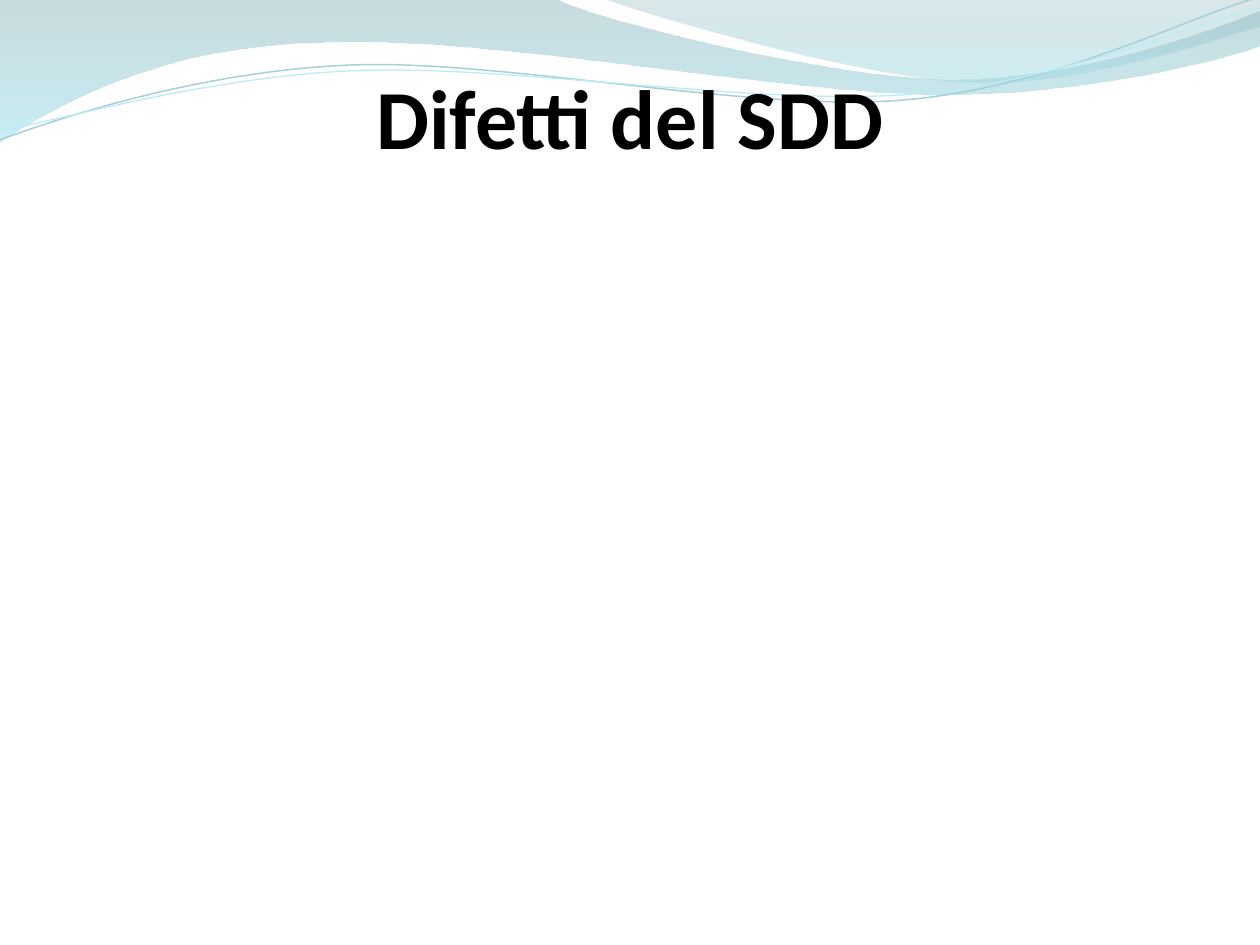
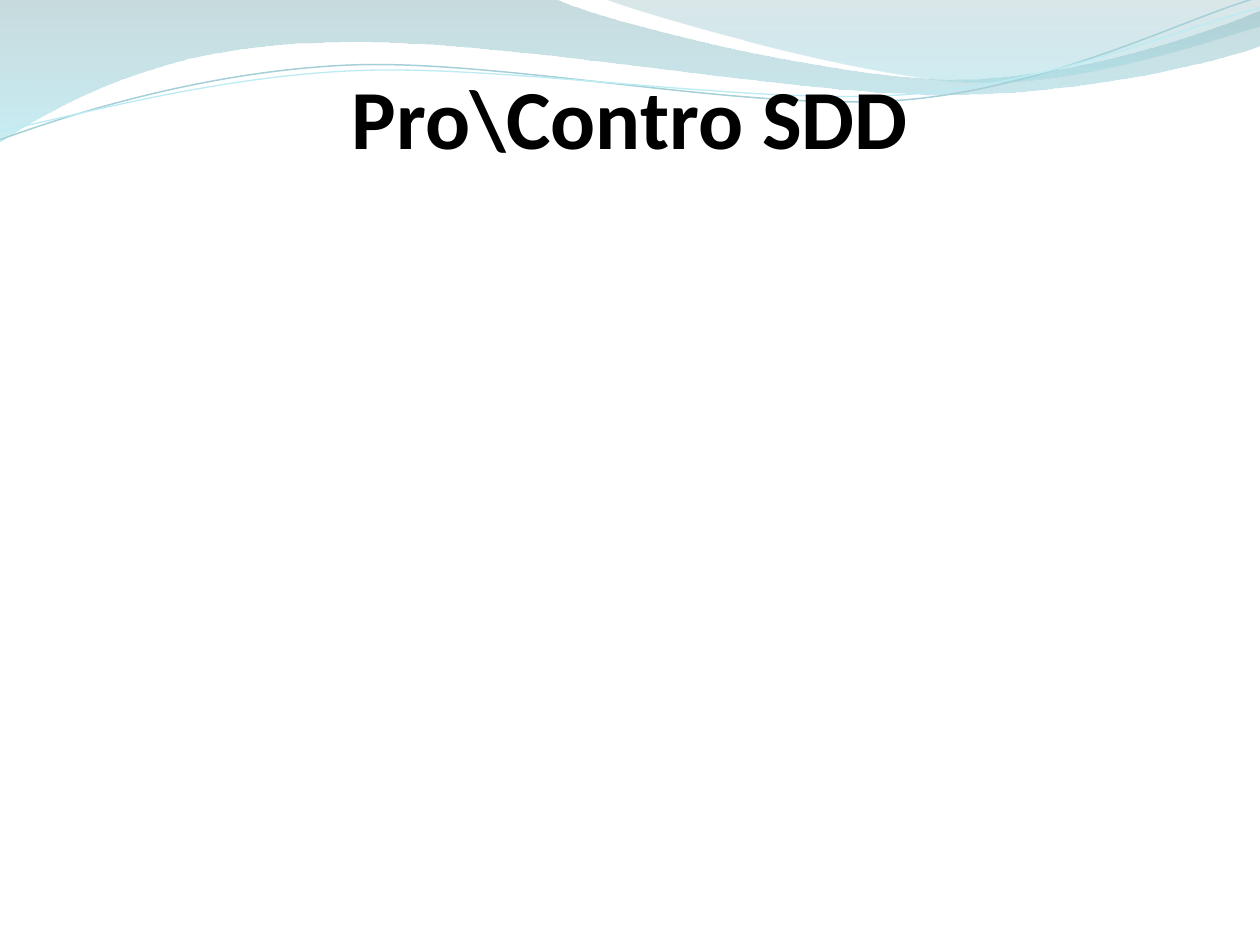
Before and after one commit to ammirate/at-silo, a slide deck: slide 15 of Presentazione/Atsilo3/Atsilo_H_PresentazioneFinale.pptx (slide 19 before the commit). Drawn at 1260x945 pixels with LibreOffice and Linux fonts; fonts in the diff are those of the drawing. Boxes give left, top, right and bottom in pixels: in the first picture for what was removed or moved away, otherwise in the second. Text is boxed around its words. In the diff, an @@ line names an element or a change of style, - is before the commit and + after.

```diff
--- a/Presentazione/Atsilo3/Atsilo_H_PresentazioneFinale.pptx
+++ b/Presentazione/Atsilo3/Atsilo_H_PresentazioneFinale.pptx
@@ text at box(352, 79, 907, 153): text changed @@
-Difetti del SDD
+Pro\Contro SDD
```
Also in this commit, not shown: 13 other slides changed, 14 slides added, 16 slides removed, 10 other files.
